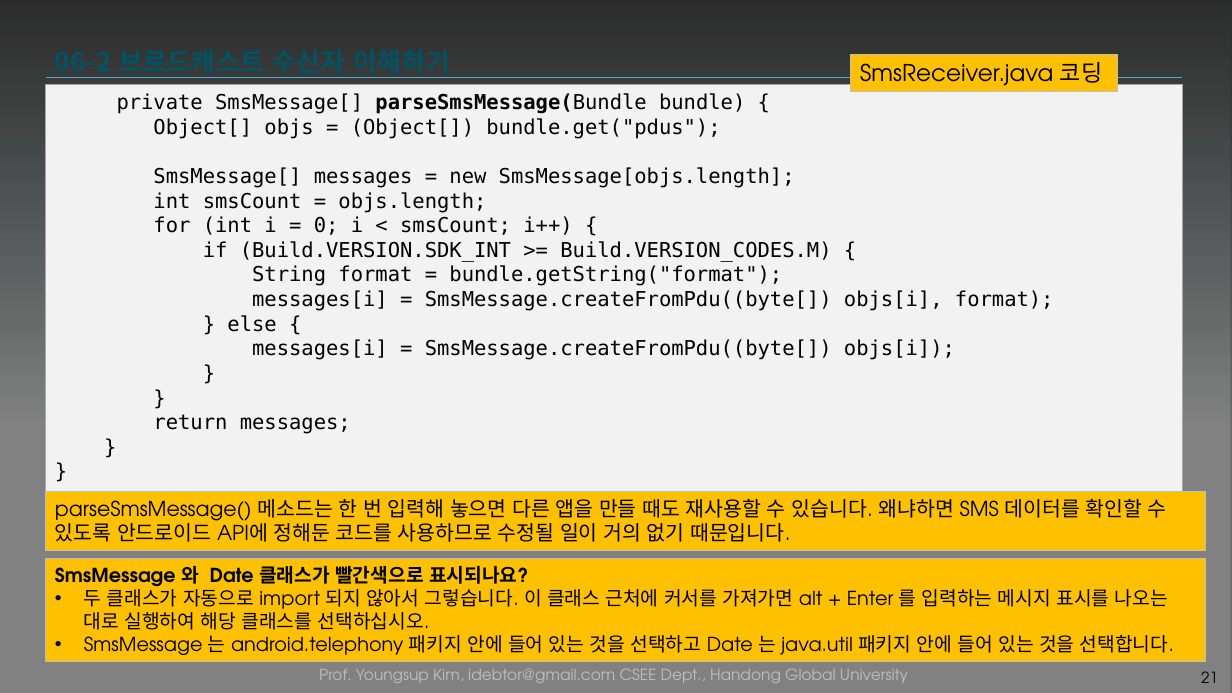
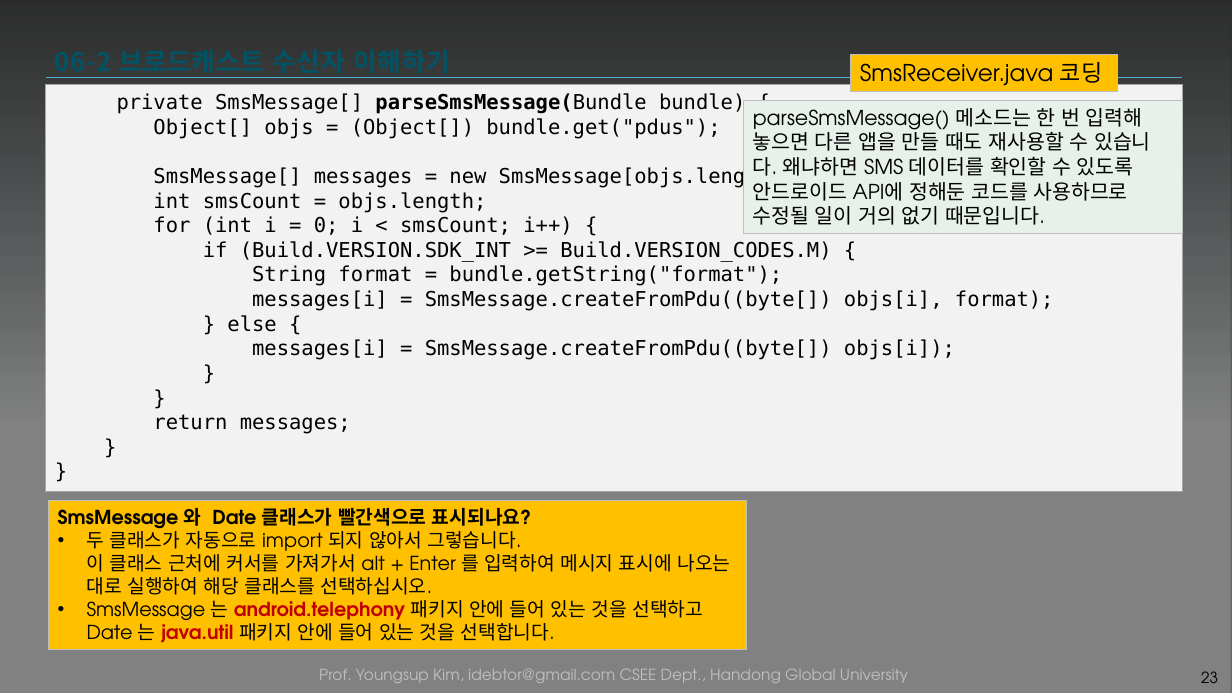
Before and after one commit to tae7841/HuStarAS, a slide deck: slide 23 of ppts/06Service.pptx (slide 21 before the commit). Drawn at 1232x693 pixels with LibreOffice and Linux fonts; fonts in the diff are those of the drawing; background and template pictures are left out; a plain dark background stands for a picture behind light text. Boxes give left, top, right and bottom in pixels: in the first picture for what was removed or moved away, otherwise in the second. Text is boxed around its words. In the diff, an @@ line names an element or a change of style, - is before the commit and + after.

```diff
--- a/ppts/06Service.pptx
+++ b/ppts/06Service.pptx
@@ rectangle "parseSmsMessage() 메소드는 한 번 입력해 ...": place and size @@
-rectangle "parseSmsMessage() 메소드는 한 번 입력해 ..." at <box>46,492,1206,551</box>
+rectangle "parseSmsMessage() 메소드는 한 번 입력해 ..." at <box>744,101,1183,235</box>
@@ rectangle "parseSmsMessage() 메소드는 한 번 입력해 ..." at <box>744,101,1183,235</box>: fill #FFC000 to #E7F0E9 @@
@@ rectangle "SmsMessage 와 Date 클래스가 빨간색으로 ...": place and size @@
-rectangle "SmsMessage 와 Date 클래스가 빨간색으로 ..." at <box>46,558,1206,661</box>
+rectangle "SmsMessage 와 Date 클래스가 빨간색으로 ..." at <box>49,501,747,651</box>
@@ text in rectangle at <box>87,527,730,595</box>: text changed @@
-• 두 클래스가 자동으로 import 되지 않아서 그렇습니다. 이 클래스 근처에 커서를 가져가면 alt + Enter 를 입력하는 메시지 표시를 나오는 대로 실행하여 해당 클래스를 선택하십시오.
+• 두 클래스가 자동으로 import 되지 않아서 그렇습니다.
+  이 클래스 근처에 커서를 가져가서 alt + Enter 를 입력하여 메시지 표시에 나오는 대로 실행하여 해당 클래스를 선택하십시오.
@@ text in rectangle at <box>87,600,703,643</box>: text colour #000000 to #C00000, bold on in "android.telephony java.util" @@
@@ page number at <box>1201,671,1218,683</box>: text changed @@
-21
+23
```
Also in this commit, not shown: 15 other slides changed, 2 slides added.
